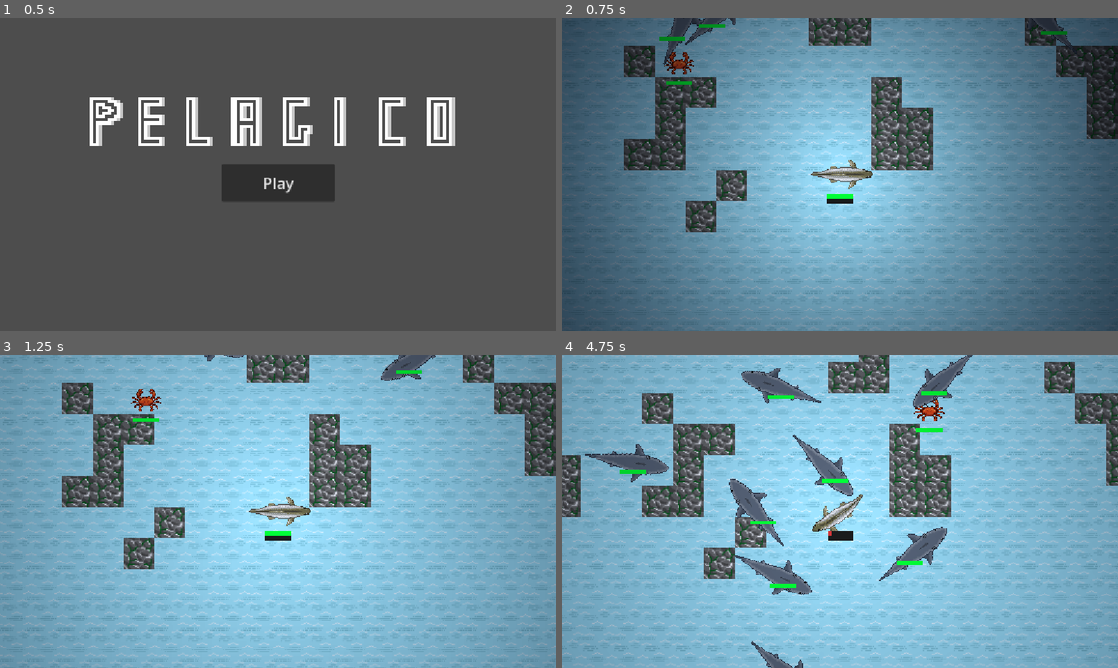
Above: before the commit, frames 1-4 (two rows, left to right).
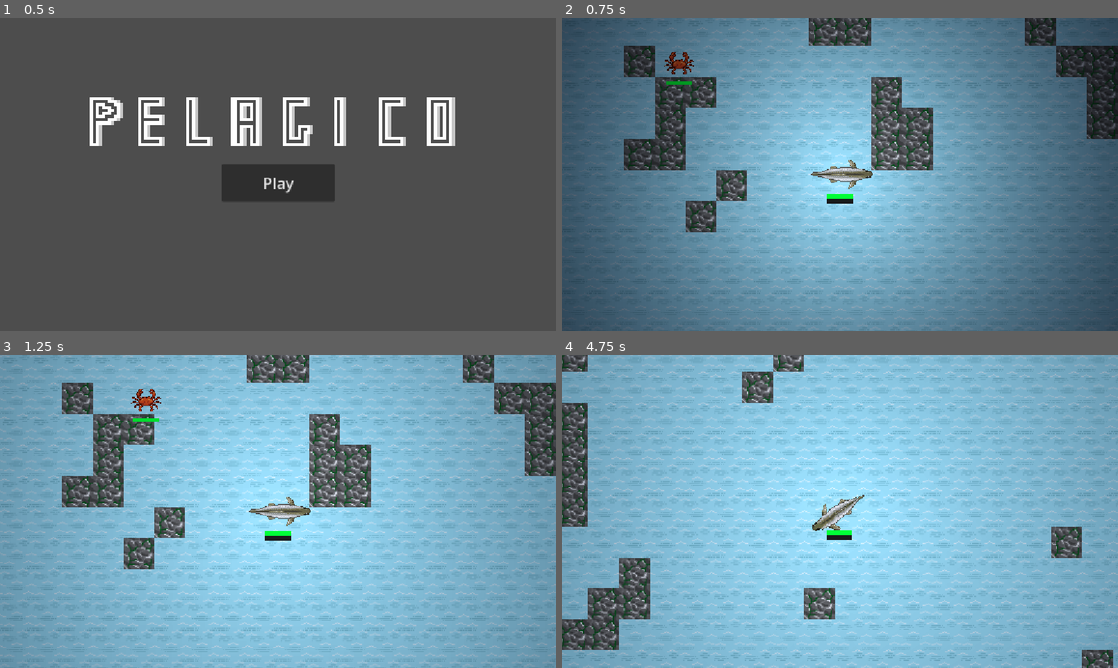
Above: after the commit, the same moments.

Repository: vincentchen18/Pelagico
Game: Godot game, scene res://menu.tscn
Same seed, same stepped clock (60 frames per second), same inputs: the game is played once before the commit and once after it.
Inputs (mouse positions are in pixels of both pictures, inside the frame that each line leads up to):
- Up to frame 1 (0.5 s): no input
- Up to frame 2 (0.75 s): click "Play" at 0.5 s
- Up to frame 3 (1.25 s): no input
- Up to frame 4 (4.75 s): tap Enter at 1.25 s; move the mouse to (962, 495) at 1.27 s; hold Right (right) 1.28-2 s; tap F (dash) at 1.35 s; click (962, 495) at 1.42 s; drag from (728, 527) to (812, 574) at 2.02 s; move the mouse to (895, 442) at 2.77 s; hold Right (right) 2.78-3.5 s; tap Shift at 2.85 s; drag from (812, 574) to (884, 495) at 3.52 s; move the mouse to (1006, 558) at 4.27 s; hold Left (left) from 4.28 s (still down); tap Alt at 4.35 s

Frame 1 is identical in both runs. In frame 2, 0.8% of the frame differs, in the area x 17-93%, y 0-16%; in frame 3, 0.5%; in frame 4, 31%, in the area x 0-100%, y 0-100%.

Commit message:
fix an whoopsie

Diff:
--- a/Scripts/tile_map_layer.gd
+++ b/Scripts/tile_map_layer.gd
@@ -9,7 +9,7 @@
 const CRAB_CHANCE = 0.05
 const SARDINE_CHANCE = 0.04
 const ANGLERFISH_CHANCE = 0.05
-const SHARK_CHANCE = 0.1
+const SHARK_CHANCE = 0.15
 var worldmap: Dictionary = {}
 var noise = FastNoiseLite.new()
 var depthnoise = FastNoiseLite.new()
@@ -106,14 +106,16 @@
 			pass
 		1:
 			if cell_rng(globalx, globaly, 1).randf() < CRAB_CHANCE: spawn(CRAB, cell)
-			if cell_rng(globalx, globaly, 1).randf() < SHARK_CHANCE: spawn(SHARK, cell)
 		2:
 			if cell_rng(globalx, globaly, 1).randf() < CRAB_CHANCE: spawn(CRAB, cell)
 			if cell_rng(globalx, globaly, 2).randf() < SARDINE_CHANCE: spawn_school(SARDINE, cell, globalx, globaly)
 		3:
 			if cell_rng(globalx, globaly, 2).randf() < SARDINE_CHANCE: spawn_school(SARDINE, cell, globalx, globaly)
 			if cell_rng(globalx, globaly, 2).randf() < ANGLERFISH_CHANCE: spawn(ANGLERFISH, cell)
+			if cell_rng(globalx, globaly, 1).randf() < SHARK_CHANCE/1.5: spawn(SHARK, cell)
 		4:
+			if cell_rng(globalx, globaly, 1).randf() < SHARK_CHANCE: spawn(SHARK, cell)
+
 			pass
 func spawn(scene: PackedScene, cell: Vector2i) -> void:
 	var inst = scene.instantiate()
